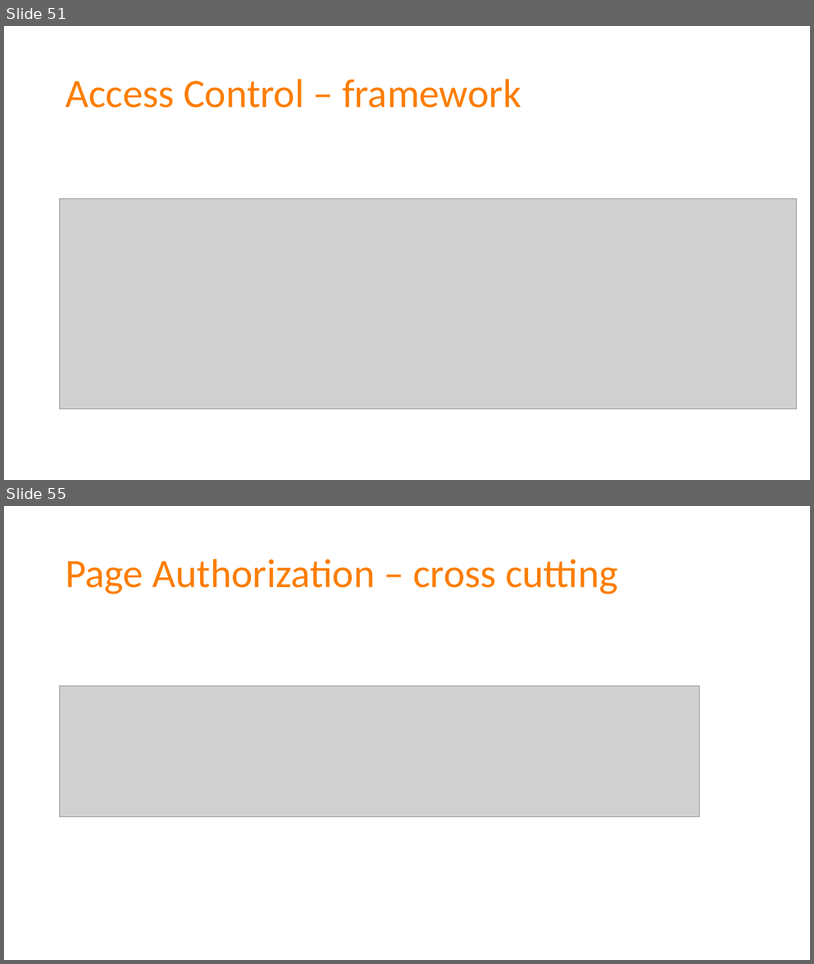
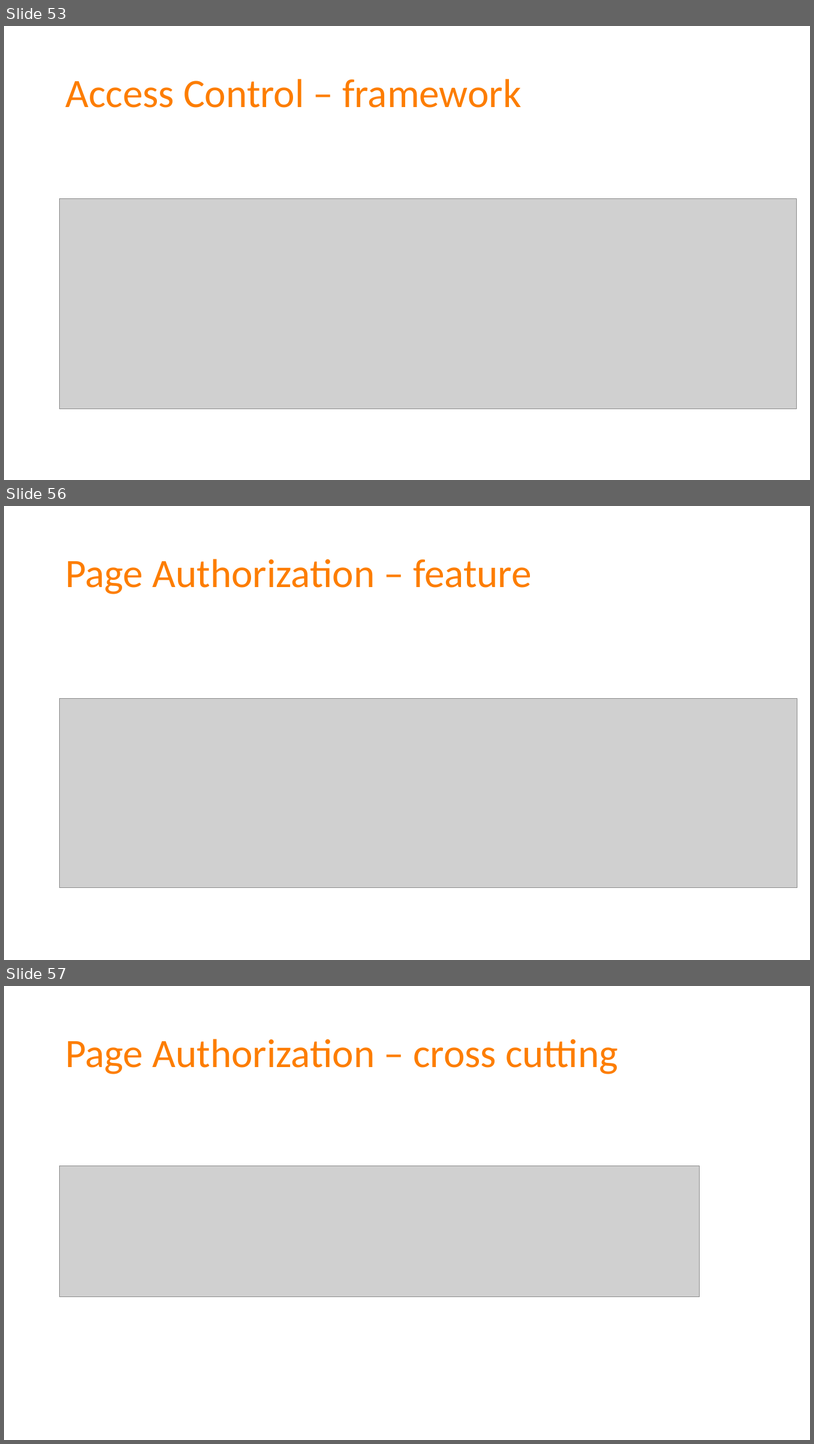
Before and after one commit to spetryjohnson/Talk---Dont-Write-Secure-Code-Design-Secure-Systems, a slide deck: Secure Systems - CodeMash 2017.pptx. Shown one above the other, each under a label of ours: slides 51 and 55 before the commit, slides 53, 56 and 57 after it; the slides between them are not shown. The pictures are 814x964 and 814x1444 pixels, drawn with LibreOffice and Linux fonts; fonts in the diff are those of the drawing; grey boxes stand for pictures. Boxes give left, top, right and bottom in pixels: in the first picture for what was removed or moved away, otherwise in the second. Text is boxed around its words. In the diff, an @@ line names an element or a change of style, - is before the commit and + after.

```diff
--- a/Secure Systems - CodeMash 2017.pptx
+++ b/Secure Systems - CodeMash 2017.pptx
@@ slide 56 added at [4, 506, 810, 960], background #FFFFFF @@
@@ title added at [65, 559, 531, 594], 48 pt, text #FD7D00 @@
+Page Authorization – feature
@@ picture added at [60, 699, 798, 887] @@
@@ what was slide 51 is now slide 53 @@
@@ what was slide 55 is now slide 57 @@
```
Also in this commit, not shown: 6 slides changed, 3 other slides added, 5 slides removed, 3 other files.
